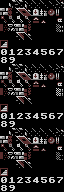
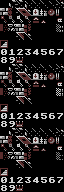
Revision of a layered (64, 192) image; what changed, layer by layer:
painted on "Background" over left=16, top=57, right=23, bottom=191
